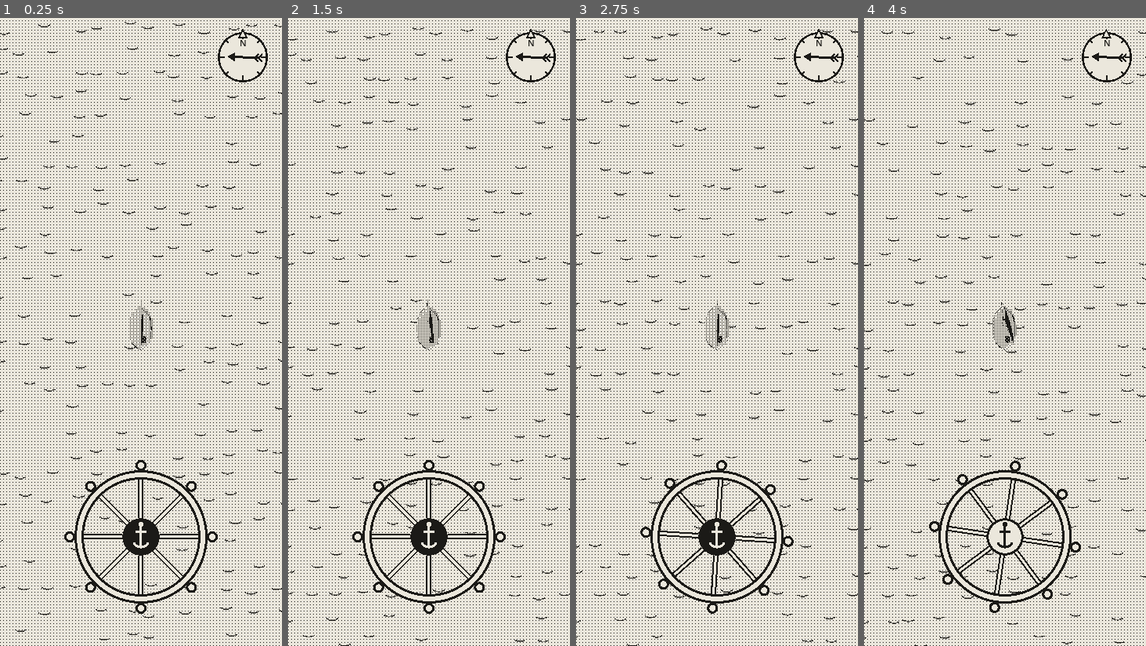
Above: before the commit, frames 1-4 (left to right).
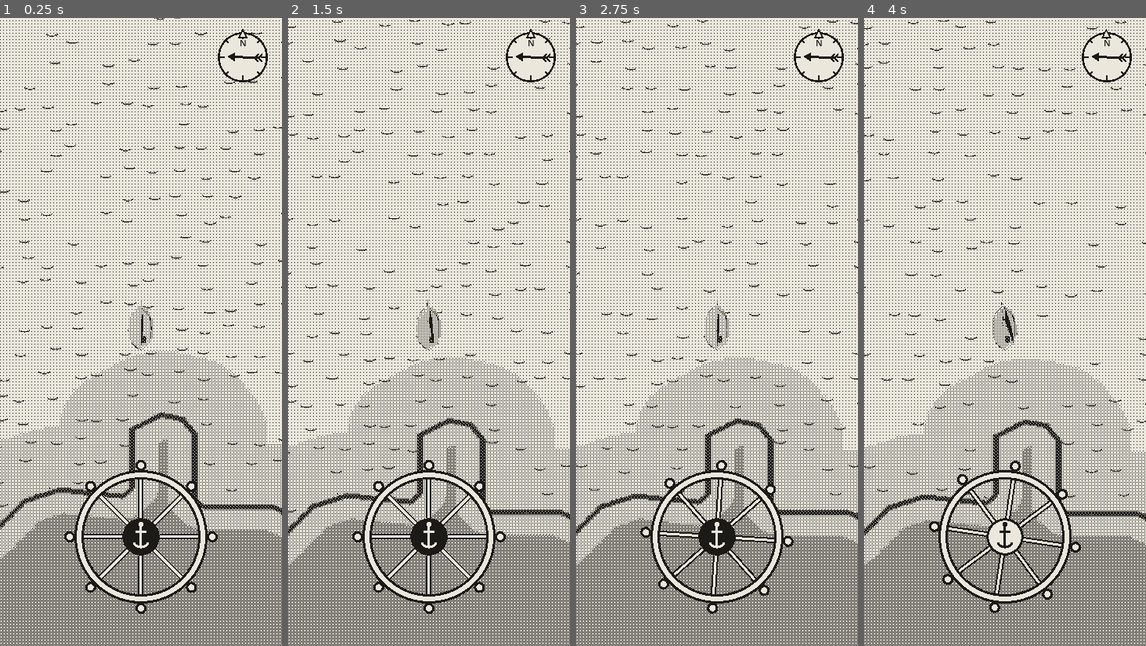
Above: after the commit, the same moments.

Repository: EnricoLabarile/Sail
Game: Godot game, scene res://Assets/Scenes/Overworld.tscn
The game is run twice, just before and just after one commit, with the same random seed, the same clock (stepped at 60 frames per second) and the same inputs.
Inputs (mouse positions are in pixels of both pictures, inside the frame that each line leads up to):
- Up to frame 1 (0.25 s): no input
- Up to frame 2 (1.5 s): tap Enter (ui_accept) at 0.5 s; drag from (429, 539) to (457, 193) at 0.52 s; drag from (372, 363) to (414, 457) at 1.27 s
- Up to frame 3 (2.75 s): move the mouse to (745, 193) at 2.02 s; hold Right (ui_right) from 2.03 s (still down)
- Up to frame 4 (4 s): release Right (ui_right) at 2.75 s; drag from (990, 457) to (920, 237) at 2.77 s; move the mouse to (1089, 426) at 3.52 s; hold Left (ui_left) from 3.53 s (still down); tap Enter (ui_accept) at 3.77 s

The runs differ from the first frame. In frame 1, 11% of the frame differs, in the area x 0-100%, y 0-100%; in frame 2, 11%; in frame 3, 11%; in frame 4, 11%.

Commit message:
Painted map landscape: template from the drawn coasts, map on the sea plane, Land autoload, boat stops at the shore
Co-Authored-By: Claude Opus 5.5 <noreply@anthropic.com>
Claude-Session: https://claude.ai/code/session_0154zeqDuhZHz7ZXLE21BuMs

Diff:
--- a/Assets/Boat/boat.gd
+++ b/Assets/Boat/boat.gd
@@ -8,6 +8,7 @@
 @export var accel := 0.9            # how quickly she gathers way (higher = quicker)
 @export var anchor_bite := 4.0      # how quickly the anchor stops her
 @export var turn_rate := 1.2        # rad/s at full rudder once she has way on
+@export var bow_reach := 2.2        # metres from her middle to the bow: the shore stops her there
 @export var heel_max_deg := 10.0    # how far she leans with the wind on the sail
 @export var camera_tilt_deg := 30.0 # the camera's tilt from straight down (the prototype's BOAT_TILT look)
 
@@ -58,7 +59,7 @@
 	var way := clampf(speed / top_speed * 1.5, 0.0, 1.0)
 	if not anchored:
 		rotate_y(-rudder * turn_rate * maxf(way, 0.25) * dt)
-	global_position += fwd * speed * dt
+	move_unless_land(fwd * speed * dt)
 
 	# the look: heel away from the wind, the boom out to leeward, a gentle bob
 	var side := signf(global_transform.basis.x.dot(wind_from))   # + = wind from starboard
@@ -67,6 +68,19 @@
 	rig.rotation.y = lerpf(rig.rotation.y, boom if drive > 0.0 else 0.0, dt * 2.0)
 	model.position.y = sin(Time.get_ticks_msec() * 0.0013) * 0.04
 
+## Moves her by `step`, unless that would put her middle or her bow on land (the Land autoload,
+## which reads map_collision.png). On the shore she just stops: speed 0. She can still turn away
+## (slowly, see turn_rate) and sail off again.
+func move_unless_land(step: Vector3) -> void:
+	var next := global_position + step                  # where she would be
+	var fwd := -global_transform.basis.z
+	var next_bow := next + fwd * bow_reach               # where her bow would be
+	if Land.is_land(next) or Land.is_land(next_bow):
+		speed = 0.0                                      # aground: she stops
+	else:
+		global_position = next
+
+
 func _process(_dt: float) -> void:
 	# the camera: from the south, tilted, always the same way up (like a spring arm that doesn't rotate)
 	var t := deg_to_rad(camera_tilt_deg)
--- /dev/null
+++ b/Assets/Landscape/world/land.gd
@@ -0,0 +1,33 @@
+extends Node
+## LAND: tells any script whether a point of the world is land or sea.
+##
+## This script is an Autoload (Project Settings → Globals → Autoload, name "Land"), like `Wind`:
+## any script can ask `Land.is_land(position)`. (In Unreal: a World Subsystem.)
+##
+## It reads map_collision.png: a black and white picture of the whole world, white = land, black = sea.
+## Home (world position 0, 0) is the middle of the picture. If you change the coasts in the painting,
+## change this picture the same way (or ask me to make it again from the painting).
+
+const WORLD_SIZE := 504.0      # metres the picture covers, a side (the prototype's 5040 px world)
+const MASK_PATH := "res://Assets/Landscape/world/map_collision.png"
+
+var _mask: Image               # the picture, kept in memory so we can read its pixels
+
+
+## Called once, when the game starts: load the picture.
+func _ready() -> void:
+	var texture: Texture2D = load(MASK_PATH)
+	_mask = texture.get_image()
+
+
+## True if this point of the world is land. Only x and z count (the height doesn't matter).
+func is_land(pos: Vector3) -> bool:
+	# 1. From metres to a share of the picture, 0..1. Home (0, 0) is the middle, 0.5.
+	#    fposmod(..., 1.0) wraps it: the world repeats, so 1.2 becomes 0.2.
+	var u := fposmod(pos.x / WORLD_SIZE + 0.5, 1.0)
+	var v := fposmod(pos.z / WORLD_SIZE + 0.5, 1.0)
+	# 2. From a share to a pixel of the picture.
+	var px := int(u * _mask.get_width())
+	var py := int(v * _mask.get_height())
+	# 3. White (bright) = land.
+	return _mask.get_pixel(px, py).r > 0.5
--- a/Assets/Landscape/world/sea.gdshader
+++ b/Assets/Landscape/world/sea.gdshader
@@ -1,15 +1,27 @@
-// The sea: pale water with short dark wavelets fixed in the world (so you see her move),
-// each one fading in and out. Unshaded: the dither turns it into paper and ink.
+// THE SEA AND THE LAND, painted.
+// This shader draws the big plane under everything (Sea, in sea.tscn). It does two things:
+//   1. it shows the map Enrico paints (map_paint.png), stretched over the whole world;
+//   2. on the sea only (where map_collision.png is black), it adds short dark wavelets that stay
+//      fixed in the world, so you can see the boat moving.
+// Unshaded: no light on it, the greys are shown as painted; the dither turns them into paper and ink.
 shader_type spatial;
 render_mode unshaded;
 
-uniform vec4 water : source_color = vec4(0.92, 0.92, 0.90, 1.0);
+// The painted map. repeat_enable: past one edge the map starts again from the other (the world wraps).
+uniform sampler2D map_tex : source_color, filter_linear_mipmap, repeat_enable;
+// White = land, black = sea (the same image the boat uses to find the shore).
+uniform sampler2D land_mask : filter_linear, repeat_enable;
+// How many metres one copy of the map covers (the prototype's 5040 px world = 504 m).
+uniform float world_size = 504.0;
+
 uniform vec4 wavelet : source_color = vec4(0.25, 0.25, 0.24, 1.0);
-uniform float cell = 2.2;       // units between wavelets
+uniform float cell = 2.2;       // metres between wavelets
 uniform float dash_len = 0.22;  // a wavelet's half length, in cells
 
+// world_pos: where on the sea this pixel is, in metres. vertex() works it out, fragment() reads it.
 varying vec3 world_pos;
 
+// A cheap "random" number between 0 and 1 for each cell, always the same for the same cell.
 float hash(vec2 p) { return fract(sin(dot(p, vec2(127.1, 311.7))) * 43758.5453); }
 
 void vertex() {
@@ -17,11 +29,19 @@
 }
 
 void fragment() {
+	// Which point of the map is here: home (world 0, 0) is the middle of the picture (0.5, 0.5).
+	vec2 uv = world_pos.xz / world_size + 0.5;
+	vec3 painted = texture(map_tex, uv).rgb;
+	float is_land = texture(land_mask, uv).r;            // 0 at sea, 1 on land
+
+	// The wavelets: the sea is cut into cells, each with one short curved dash at a random spot.
 	vec2 p = world_pos.xz / cell;
 	vec2 id = floor(p);
 	vec2 f = fract(p) - (vec2(hash(id), hash(id + 7.3)) * 0.5 + 0.25);
 	float bend = f.x * f.x * 1.5;                       // a slight curve
 	float on = step(abs(f.y + bend), 0.03) * step(abs(f.x), dash_len);
-	float blink = step(0.35, 0.5 + 0.5 * sin(TIME * 0.7 + hash(id + 3.1) * 6.28));
-	ALBEDO = mix(water.rgb, wavelet.rgb, on * blink);
+	float blink = step(0.35, 0.5 + 0.5 * sin(TIME * 0.7 + hash(id + 3.1) * 6.28));   // each fades in and out
+	float at_sea = step(is_land, 0.5);                  // 1 at sea, 0 on land: no wavelets on the land
+
+	ALBEDO = mix(painted, wavelet.rgb, on * blink * at_sea);
 }
--- a/Assets/Landscape/world/sea.tscn
+++ b/Assets/Landscape/world/sea.tscn
@@ -2,10 +2,13 @@
 
 [ext_resource type="Script" uid="uid://babooar1kgx1g" path="res://Assets/Landscape/world/sea.gd" id="1_sea"]
 [ext_resource type="Shader" uid="uid://y01s8ugtrxyq" path="res://Assets/Landscape/world/sea.gdshader" id="2_sea"]
-
+[ext_resource type="Texture2D" path="res://Assets/Landscape/world/map_paint.png" id="3_map"]
+[ext_resource type="Texture2D" path="res://Assets/Landscape/world/map_collision.png" id="4_mask"]
 
 [sub_resource type="ShaderMaterial" id="Mat_sea"]
 shader = ExtResource("2_sea")
+shader_parameter/map_tex = ExtResource("3_map")
+shader_parameter/land_mask = ExtResource("4_mask")
 
 [sub_resource type="PlaneMesh" id="Mesh_sea"]
 material = SubResource("Mat_sea")
--- a/Assets/Scenes/Overworld.tscn
+++ b/Assets/Scenes/Overworld.tscn
@@ -14,7 +14,7 @@
 [node name="Sea" parent="." unique_id=1750240136 instance=ExtResource("1_sea")]
 
 [node name="Boat" parent="." unique_id=1762906152 instance=ExtResource("2_boat")]
-transform = Transform3D(1, 0, 0, 0, 1, 0, 0, 0, 1, 0.0037660599, -0.009083748, -0.0004223585)
+transform = Transform3D(1, 0, 0, 0, 1, 0, 0, 0, 1, 0, 0, -34)
 
 [node name="Dither" parent="." unique_id=1041423395 instance=ExtResource("4_dither")]
 
--- a/project.godot
+++ b/project.godot
@@ -18,6 +18,7 @@
 
 PhoneFrame="*res://Assets/Scenes/phone_frame.gd"
 Wind="*res://Assets/Landscape/world/wind.gd"
+Land="*res://Assets/Landscape/world/land.gd"
 
 [display]
 
Not shown: 1 places in Assets/Boat/m_sail.tres that only renumber resources
Not shown, added: Assets/Landscape/world/land.gd.uid
Binary file added: Assets/Landscape/world/map_collision.png
Not shown, added: Assets/Landscape/world/map_collision.png.import
Binary file added: Assets/Landscape/world/map_paint.png
Not shown, added: Assets/Landscape/world/map_paint.png.import
Not shown, added: Assets/Landscape/world/wind.gd.uid
Not shown, added: art_src/.gdignore
Binary file added: art_src/map/map_guide.png
Binary file added: art_src/map/map_paint_base.png
Binary file added: art_src/map/map_preview.png
Not shown, changed: CLAUDE.md
(and 1 more such lines)
